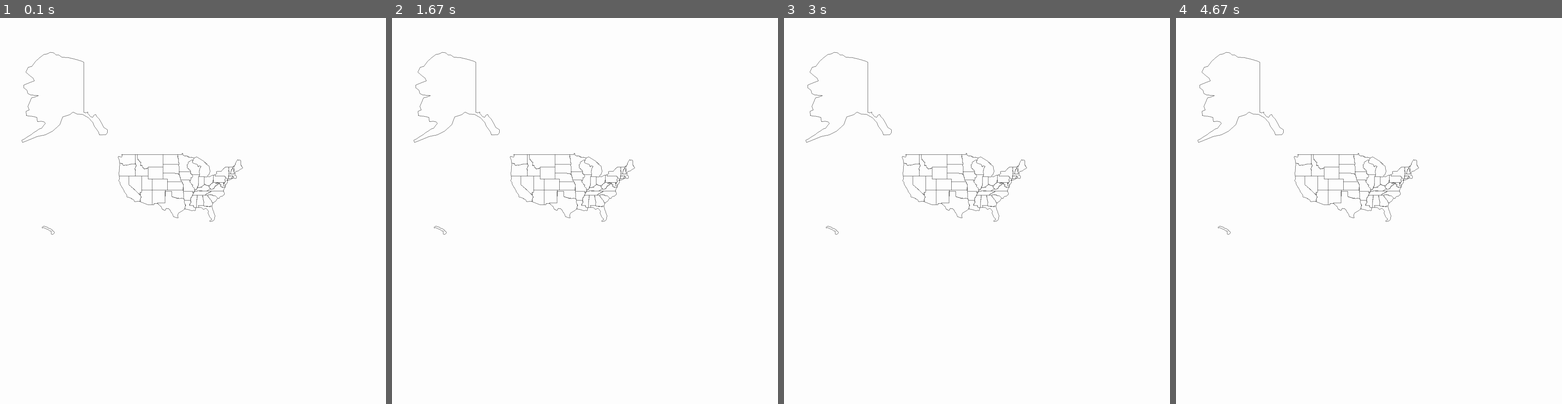
Above: before the commit, frames 1-4 (left to right).
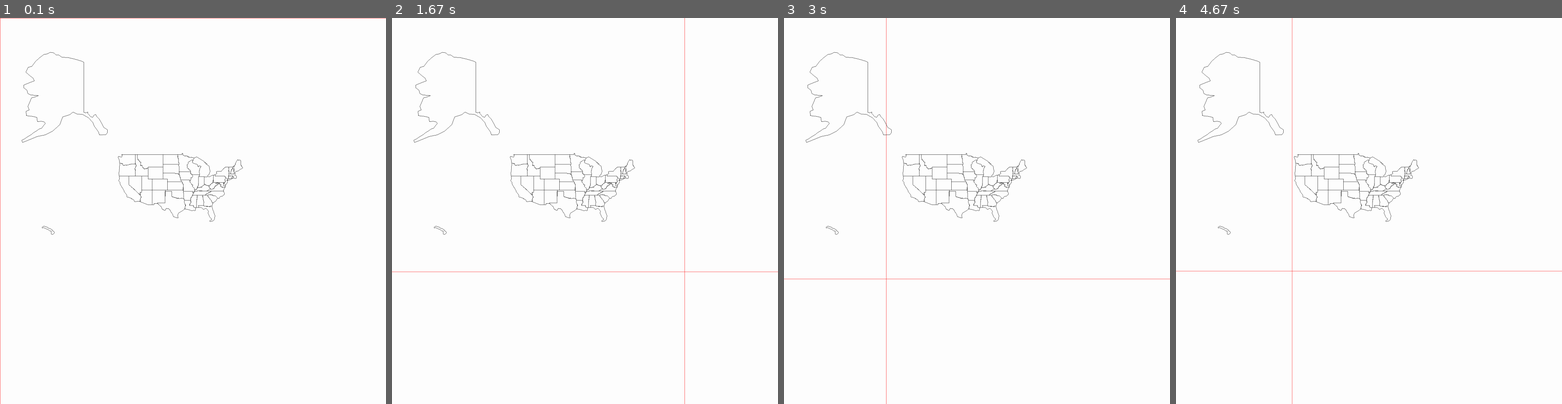
Above: after the commit, the same moments.

Repository: sd18spring/InteractiveProgramming
Game: pygame game, started from extractingpoints.py
Two runs of this game, one before a commit and one after it. Both use one fixed random seed, a clock stepped at 60 frames per second and the inputs below.
Inputs (mouse positions are in pixels of both pictures, inside the frame that each line leads up to):
- Up to frame 1 (0.1 s): no input
- Up to frame 2 (1.67 s): press the mouse at (492, 214) at 0.37 s; move the mouse to (557, 253) at 0.47 s; release the mouse at (623, 295) at 0.6 s; press the mouse at (492, 214) at 0.7 s; move the mouse to (561, 230) at 0.8 s; release the mouse at (631, 245) at 0.93 s; press the mouse at (492, 214) at 1.03 s; move the mouse to (530, 261) at 1.13 s; release the mouse at (565, 311) at 1.27 s; press the mouse at (492, 214) at 1.37 s; move the mouse to (588, 241) at 1.47 s; release the mouse at (685, 272) at 1.6 s
- Up to frame 3 (3 s): press the mouse at (884, 214) at 1.7 s; move the mouse to (996, 265) at 1.8 s; release the mouse at (1112, 311) at 1.93 s; click (830, 126) at 2.08 s; click (1112, 288) at 2.55 s; click (884, 280) at 2.88 s
- Up to frame 4 (4.67 s): click (1311, 322) at 3.22 s; click (1450, 160) at 3.55 s; click (1504, 207) at 3.88 s; click (1438, 338) at 4.22 s; click (1291, 268) at 4.55 s

The runs differ from the first frame. In frame 1, 0.2% of the frame differs, in the area x 0-100%, y 0-100%; in frame 2, 0.3%; in frame 3, 0.2%; in frame 4, 0.4%.

Commit message:
Prints the state(s) in which the mouse button is pressed and released

Diff:
--- a/extractingpoints.py
+++ b/extractingpoints.py
@@ -2,6 +2,7 @@
 import pygame, sys
 from pygame.locals import *
 import math
+import random
 
 '''Takes the latitude and longitudes of the state borders and stores them in point objects.'''
 
@@ -43,28 +44,92 @@
         #all_points_list.append((coord['lat']*7+200, coord['lng']*7+1300))
     state_borders[state] = points_list
 #print(state_borders)
-print(all_points_list)
+# for state in state_borders:
+    # print(state_borders[state])
+#print(all_points_list)
+
+#credit for following function to: http://www.ariel.com.au/a/python-point-int-poly.html
+def is_in_polygon(x, y, points):
+    n = len(points)
+    inside = False
+    px1, py1 = points[0]
+    for i in range(1, n + 1):
+        px2, py2 = points[i % n]
+        if y > min(py1, py2):
+            if y <= max(py1, py2):
+                if x <= max(px1, px2):
+                    if py1 != py2:
+                        xinters = (y-py1)*(px2-px1)/(py2-py1)+px1
+                    if px1 == px2 or x <= xinters:
+                        inside = not inside
+        px1, py1 = px2, py2
+    return inside
 
 pygame.init()
 screen = pygame.display.set_mode((1500, 1500))
+red = (255,0,0)
+green = (0,255,0)
+blue = (0,0,255)
+darkBlue = (0,0,128)
 white = (255,255,255)
-black = (0, 0, 0)
+black = (0,0,0)
+pink = (255,200,200)
 
+colors = {(255,0,0): 'red', (0,255,0): 'green', (0,0,255): 'blue', (0,0,128): 'darkBlue', (255,255,255): 'white', (0,0,0): 'black', (255,200,200): 'pink'}
+
+# state_colors = []
+# for i in range(50):
+#     state_colors.append(random.choice(list(colors)))
+#
+# i = 0
+
+# for event in pygame.event.get():
+#     if event.type == MOUSEBUTTONDOWN:  #Better to seperate to a new if statement aswell, since there's more buttons that can be clicked and makes for cleaner code.
+#         if event.button == 1:
+#             for object in clickableObjectsList:
+#                 object.clickCheck(event.pos)
+
+# blueval = 0
+# bluedir  = 1
+LEFT = 1
+x = y = 0
 while (True):
 
    # check for quit events
    for event in pygame.event.get():
         if event.type == pygame.QUIT:
              pygame.quit(); sys.exit();
+        elif event.type == pygame.MOUSEMOTION:
+            # print("mouse at (%d, %d)" % event.pos)
+            x, y = event.pos
+        elif event.type == pygame.MOUSEBUTTONDOWN and event.button == LEFT:
+            x, y = event.pos
+            for state in state_borders:
+                if is_in_polygon(x, y, state_borders[state]):
+                    # print("You pressed the left mouse button at (%d, %d)" % event.pos)
+                    print("You pressed the left mouse button in " + state)
+        elif event.type == pygame.MOUSEBUTTONUP and event.button == LEFT:
+            x, y = event.pos
+            for state in state_borders:
+                if is_in_polygon(x, y, state_borders[state]):
+                    # print("You released the left mouse button at (%d, %d)" % event.pos)
+                    print("You released the left mouse button in " + state)
 
    # erase the screen
    screen.fill(white)
+   pygame.draw.line(screen, red, (x, 0), (x, 1499))
+   pygame.draw.line(screen, red, (0, y), (1499, y))
+   # blueval += bluedir
+   # if blueval == 255 or blueval == 0:
+   #     bluedir *= -1
 
    # draw the updated picture
 
    #updatePoints(points)  # changes the location of the points
    for state in state_borders:
-       pygame.draw.polygon(screen,black,state_borders[state],1)  # redraw the points
+       #subscreen = pygame.display.set_mode((100, 100))
+       pygame.draw.polygon(screen,black,state_borders[state], 1)  # redraw the points
+       #subscreen.fill(red)
 
    # update the screen
    pygame.display.update()
